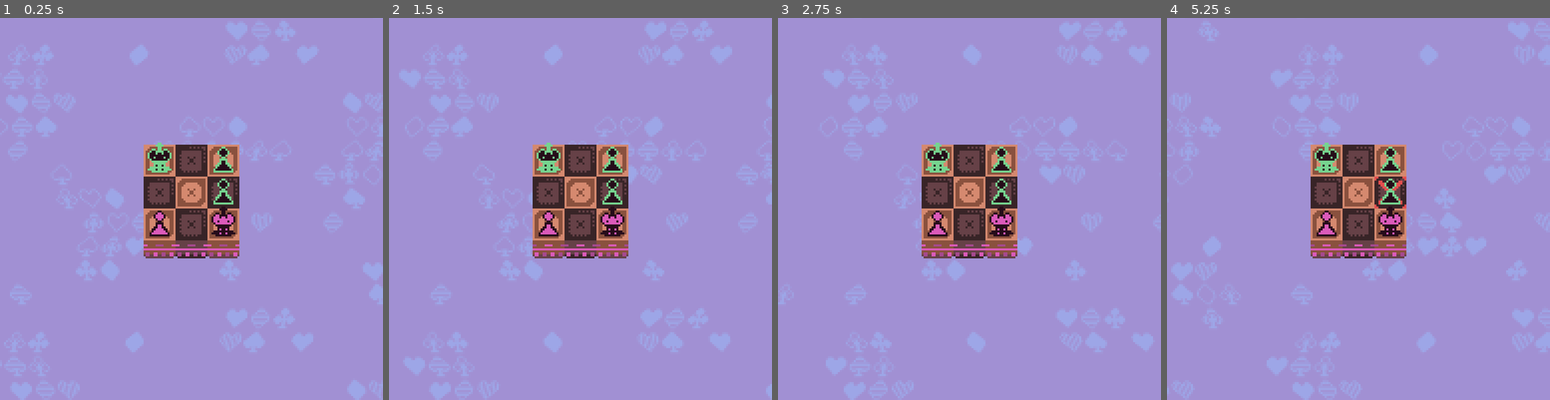
Above: before the commit, frames 1-4 (left to right).
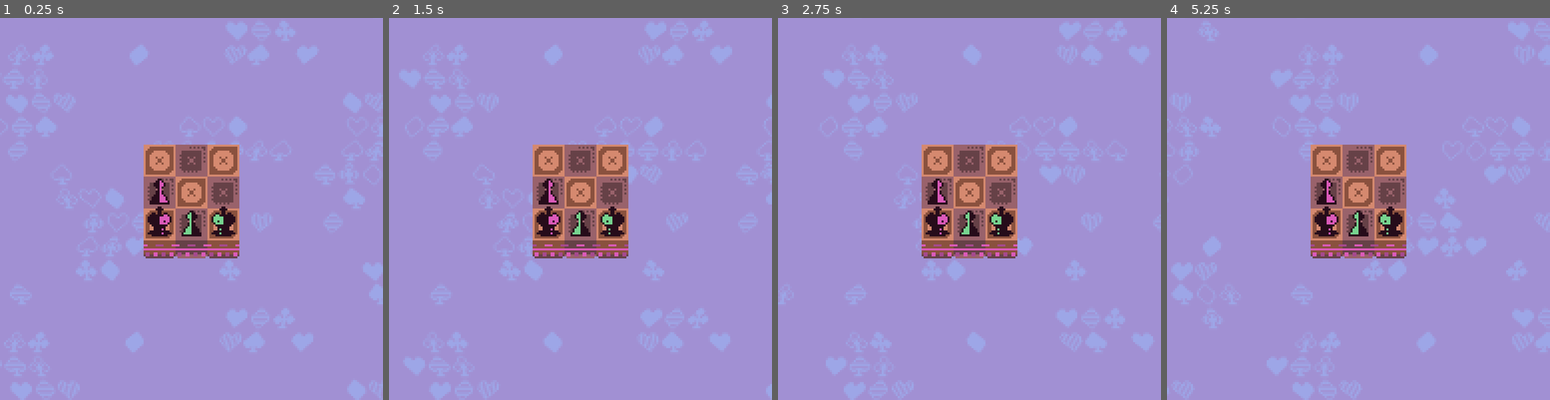
Above: after the commit, the same moments.

Repository: ivycase/GMTK2023-Final-Chess
Game: Godot game, scene res://scenes/levels/graphics_test.tscn
Two runs of this game, one before a commit and one after it. Both use one fixed random seed, a clock stepped at 60 frames per second and the inputs below. This scene is started directly instead of the project's main scene.
Inputs (mouse positions are in pixels of both pictures, inside the frame that each line leads up to):
- Up to frame 1 (0.25 s): no input
- Up to frame 2 (1.5 s): move the mouse to (664, 189) at 0.52 s; click (664, 189) at 0.6 s; move the mouse to (503, 228) at 1.27 s; click (503, 228) at 1.35 s
- Up to frame 3 (2.75 s): move the mouse to (1007, 124) at 2.02 s; click (1007, 124) at 2.1 s
- Up to frame 4 (5.25 s): move the mouse to (1339, 285) at 2.77 s; click (1339, 285) at 2.85 s; move the mouse to (1473, 266) at 3.52 s; click (1473, 266) at 3.6 s; move the mouse to (1243, 151) at 4.27 s; click (1243, 151) at 4.35 s; move the mouse to (1377, 209) at 5.02 s; click (1377, 209) at 5.1 s

The runs differ from the first frame. In frame 1, 2.9% of the frame differs, in the area x 37-63%, y 32-63%; in frame 2, 2.9%; in frame 3, 2.9%; in frame 4, 3.0%.

Commit message:
Changed pawn movement to be horizontal, light graphics tweaks

Diff:
--- a/scenes/levels/graphics_test.tscn
+++ b/scenes/levels/graphics_test.tscn
@@ -1,9 +1,9 @@
 [gd_scene load_steps=13 format=3 uid="uid://bnnflxkdui5fd"]
 
 [ext_resource type="Script" path="res://scripts/UI.gd" id="1_mwiro"]
-[ext_resource type="Shader" path="res://shaders/wobble.gdshader" id="1_qwb4f"]
 [ext_resource type="Texture2D" uid="uid://dhe2mg2tai2xk" path="res://sprites/chess-background.png" id="1_snugr"]
 [ext_resource type="Script" path="res://scripts/Board.gd" id="2_cvrpm"]
+[ext_resource type="Material" uid="uid://d1awj08cv487x" path="res://shaders/background.tres" id="2_njxlj"]
 [ext_resource type="TileSet" uid="uid://cgpoupdsra5vy" path="res://sprites/chess_tileset.tres" id="3_786fv"]
 [ext_resource type="PackedScene" uid="uid://b7kjbllnicsxh" path="res://scenes/pieces/Piece.tscn" id="3_l2ttq"]
 [ext_resource type="Material" uid="uid://chngpu370nm4a" path="res://shaders/swap_colors.tres" id="3_xou8k"]
@@ -11,19 +11,7 @@
 [ext_resource type="PackedScene" uid="uid://1nhckci2d4ta" path="res://scenes/pieces/pink/pawn.tscn" id="5_558cu"]
 [ext_resource type="Script" path="res://scripts/BoardTiles.gd" id="5_lhdtl"]
 [ext_resource type="PackedScene" uid="uid://bbrrv357hyfoa" path="res://scenes/pieces/pink/king.tscn" id="6_45w8y"]
-
-[sub_resource type="ShaderMaterial" id="ShaderMaterial_l5ini"]
-shader = ExtResource("1_qwb4f")
-shader_parameter/amplitude = 0.009
-shader_parameter/frequency = 20.0
-shader_parameter/speed = 1.0
-shader_parameter/amplitude_vertical = 0.0
-shader_parameter/frequency_vertical = 0.0
-shader_parameter/speed_vertical = 0.0
-shader_parameter/scroll_direction = Vector2(-1, 0)
-shader_parameter/scrolling_speed = 0.05
-shader_parameter/color_shift = Color(0.745098, 0.505882, 0.890196, 1)
-shader_parameter/shift_amount = 0.5
+[ext_resource type="PackedScene" uid="uid://5tbrxlda5kan" path="res://scenes/pieces/green/pawn.tscn" id="11_xc2in"]
 
 [node name="Level" type="Node2D"]
 position = Vector2(72, 64)
@@ -38,7 +26,8 @@
 script = ExtResource("1_mwiro")
 
 [node name="Background" type="TextureRect" parent="UI"]
-material = SubResource("ShaderMaterial_l5ini")
+material = ExtResource("2_njxlj")
+layout_mode = 0
 offset_right = 1280.0
 offset_bottom = 768.0
 scale = Vector2(0.75, 0.75)
@@ -70,16 +59,13 @@
 [node name="Prototype" type="Node2D" parent="."]
 
 [node name="King" parent="Prototype" instance=ExtResource("4_oa2wy")]
-position = Vector2(8, 8)
-
-[node name="Piece" parent="Prototype" instance=ExtResource("3_l2ttq")]
-position = Vector2(40, 24)
-
-[node name="Piece3" parent="Prototype" instance=ExtResource("3_l2ttq")]
-position = Vector2(40, 8)
+position = Vector2(40, 40)
 
 [node name="Pawn" parent="Prototype" instance=ExtResource("5_558cu")]
-position = Vector2(8, 40)
+position = Vector2(8, 24)
+
+[node name="Pawn2" parent="Prototype" instance=ExtResource("11_xc2in")]
+position = Vector2(24, 40)
 
 [node name="King2" parent="Prototype" instance=ExtResource("6_45w8y")]
-position = Vector2(40, 40)
+position = Vector2(8, 40)
--- a/scripts/Board.gd
+++ b/scripts/Board.gd
@@ -194,12 +194,9 @@
 	return moves
 
 func get_pawn_valid_moves(piece, matrix=board_matrix, destroyed=destroyed_matrix):
-	var captures
-	match piece.team:
-		Global.Team.GREEN:
-			captures = [Vector2i(1, 1) + piece.tile, Vector2i(-1, 1) + piece.tile]
-		Global.Team.PINK:
-			captures = [Vector2i(1, -1) + piece.tile, Vector2i(-1, -1) + piece.tile]
+	var captures = []
+	for capture in piece.get_pawn_captures():
+			captures.append(capture + piece.tile)
 
 
 	var filter = captures.duplicate()
--- a/scripts/Piece.gd
+++ b/scripts/Piece.gd
@@ -53,9 +53,16 @@
 func get_pawn_pattern():
 	match team:
 		Global.Team.GREEN:
-			return [Vector2i(0, 1)]
+			return [Vector2i(-1, 0)]
 		Global.Team.PINK:
-			return [Vector2i(0, -1)]
+			return [Vector2i(1, 0)]
+
+func get_pawn_captures():
+	match team:
+		Global.Team.GREEN:
+			return [Vector2i(-1, -1), Vector2i(-1, 1)]
+		Global.Team.PINK:
+			return [Vector2i(1, -1), Vector2i(1, 1)]
 
 func get_bishop_pattern():
 	return [Vector2i(1, 1),  Vector2i(-1, 1), Vector2i(1, -1),  Vector2i(-1, -1)]
--- /dev/null
+++ b/shaders/background.tres
@@ -0,0 +1,16 @@
+[gd_resource type="ShaderMaterial" load_steps=2 format=3 uid="uid://d1awj08cv487x"]
+
+[ext_resource type="Shader" path="res://shaders/wobble.gdshader" id="1_71ixv"]
+
+[resource]
+shader = ExtResource("1_71ixv")
+shader_parameter/amplitude = 0.009
+shader_parameter/frequency = 20.0
+shader_parameter/speed = 1.0
+shader_parameter/amplitude_vertical = 0.0
+shader_parameter/frequency_vertical = 0.0
+shader_parameter/speed_vertical = 0.0
+shader_parameter/scroll_direction = Vector2(-1, 0)
+shader_parameter/scrolling_speed = 0.05
+shader_parameter/color_shift = Color(0.745098, 0.505882, 0.890196, 1)
+shader_parameter/shift_amount = 0.5
--- a/shaders/swap_colors.gdshader
+++ b/shaders/swap_colors.gdshader
@@ -7,10 +7,10 @@
 uniform bool do_swap;
 
 void fragment() {
-	if (do_swap && distance(COLOR, swap_input) < 0.25) { //swap color over time
+	if (do_swap && distance(COLOR, swap_input) < 0.15) { //swap color over time
 		COLOR = swap_output;
 	}
-	if (do_swap && distance(COLOR, swap_input2) < 0.25) {
+	if (do_swap && distance(COLOR, swap_input2) < 0.15) {
 		COLOR = swap_output2;
 	}
 }
Binary file changed: sprites/chess-tileset.png
Binary file changed: sprites/pieces/green/king.png
Binary file changed: sprites/pieces/green/pawn.png
Binary file changed: sprites/pieces/pink/king.png
Binary file changed: sprites/pieces/pink/pawn.png
